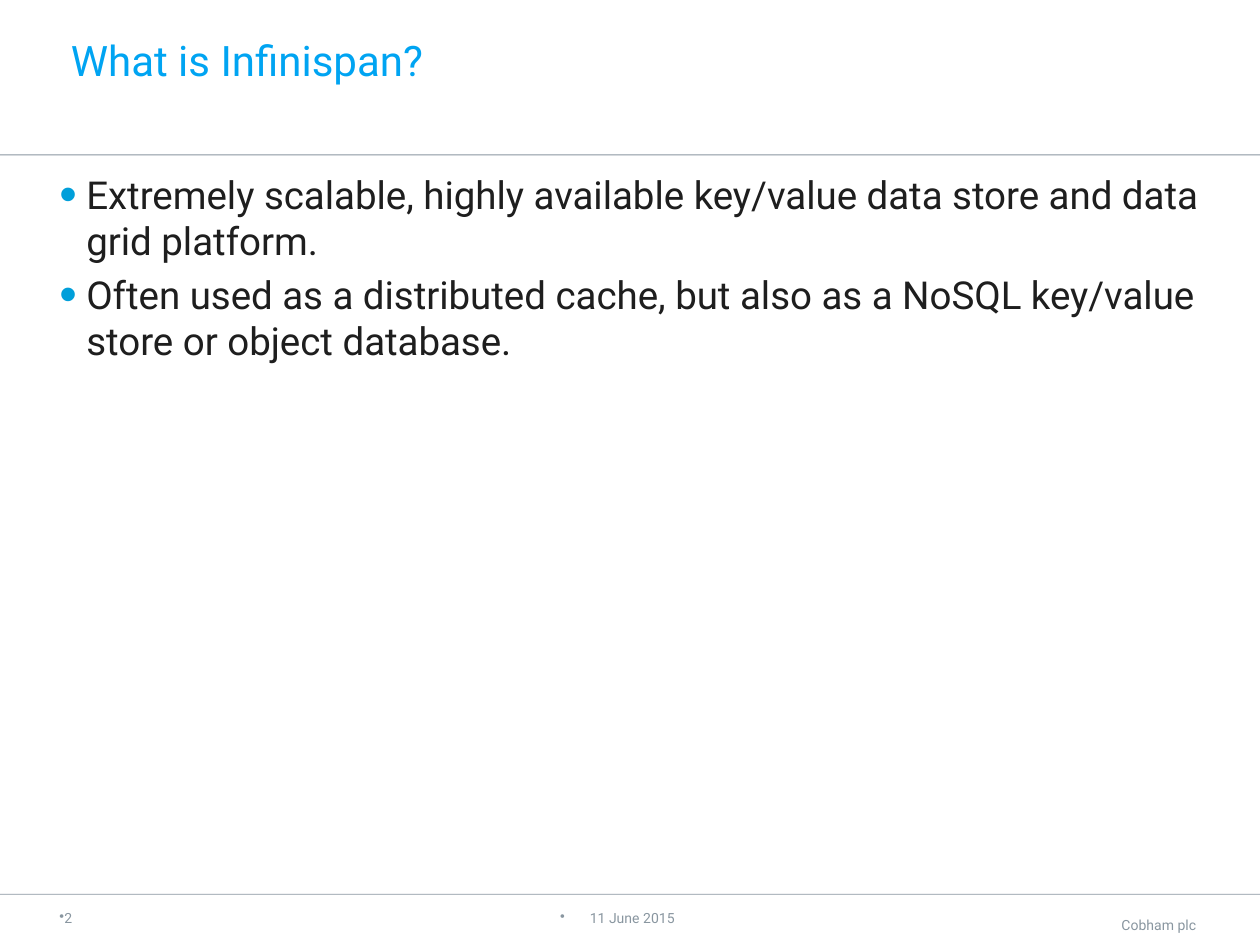
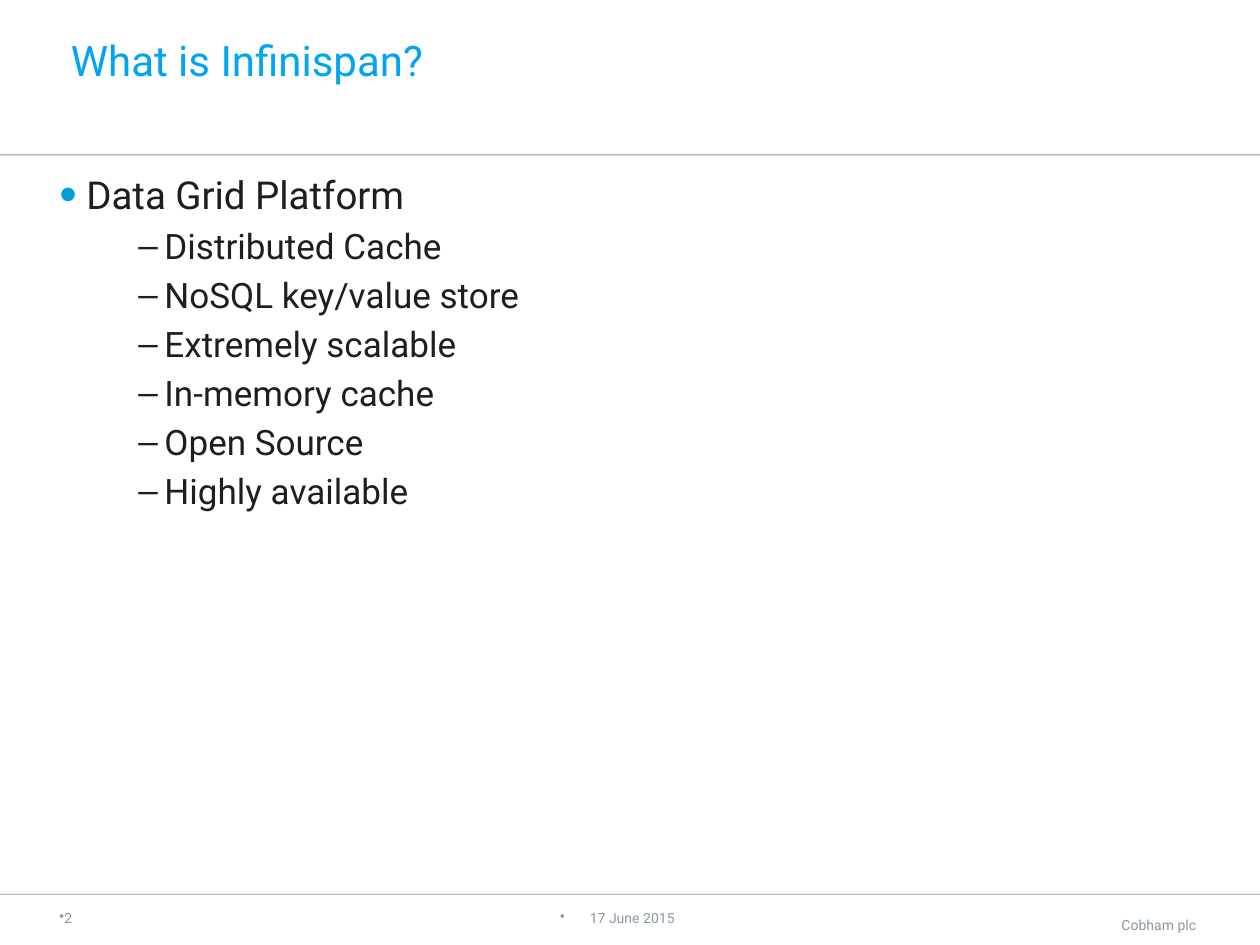
Before and after one commit to neha-bansal/Demos, a slide deck: slide 3 of infinispan-embedded-tutorial/Infinispan.pptx. Drawn at 1260x945 pixels with LibreOffice and Linux fonts; fonts in the diff are those of the drawing; background and template pictures are left out. Boxes give left, top, right and bottom in pixels: in the first picture for what was removed or moved away, otherwise in the second. Text is boxed around its words. In the diff, an @@ line names an element or a change of style, - is before the commit and + after.

```diff
--- a/infinispan-embedded-tutorial/Infinispan.pptx
+++ b/infinispan-embedded-tutorial/Infinispan.pptx
@@ text at (86, 179, 519, 512): text changed; size 22 to 20 pt @@
-• Extremely scalable, highly available key/value data store and data grid platform.
-• Often used as a distributed cache, but also as a NoSQL key/value store or object database.
+• Data Grid Platform
+  – Distributed Cache
+  – NoSQL key/value store
+  – Extremely scalable
+  – In-memory cache
+  – Open Source
+  – Highly available
@@ text at (590, 913, 675, 923): text changed @@
-11 June 2015
+17 June 2015
```
Also in this commit, not shown: 6 other slides changed, 4 slides added, 6 other files.
